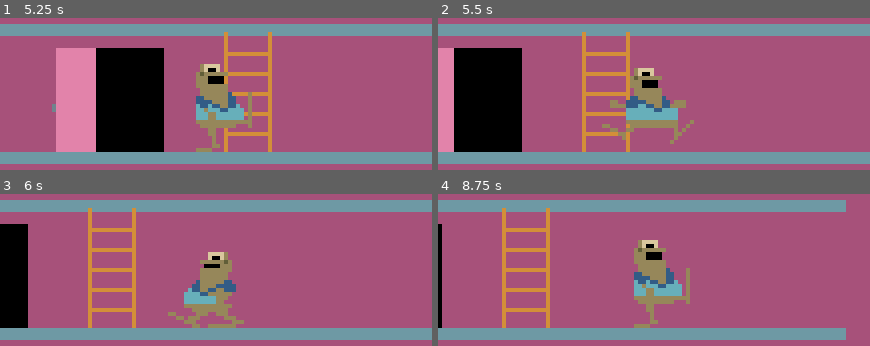
Above: before the commit, frames 1-4 (two rows, left to right).
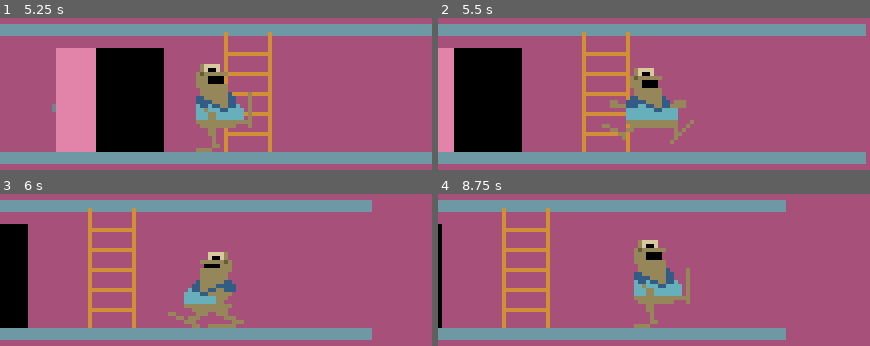
Above: after the commit, the same moments.

Repository: Reicher/grodan
Game: Godot game, scene res://main.tscn
Same seed, same stepped clock (60 frames per second), same inputs: the game is played once before the commit and once after it.
Inputs:
- Up to frame 1 (5.25 s): hold Shift (run) 0.53-1.28 s; hold Right (right) 0.53-2.03 s; tap Up (up) at 0.77, 1.52, 3.02, 3.77, 4.52 s; tap Shift (run) at 1.35, 2.85, 4.35 s; hold Left (left) 2.03-2.78 s; hold Shift (run) 2.03-2.78 s; hold Right (right) 2.78-4.28 s; hold Shift (run) 3.53-4.28 s; hold Left (left) 4.28-5.03 s; hold Right (right) from 5.03 s (still down); hold Shift (run) from 5.03 s (still down)
- Up to frame 2 (5.5 s): keep holding Right (right); keep holding Shift (run)
- Up to frame 3 (6 s): release Right (right) at 5.78 s; release Shift (run) at 5.78 s; hold Left (left) from 5.78 s (still down); tap Shift (run) at 5.85 s
- Up to frame 4 (8.75 s): tap Up (up) at 6.02, 6.77, 7.52 s; hold Shift (run) 6.53-7.28 s; release Left (left) at 7.28 s; hold Right (right) from 7.28 s (still down); tap Shift (run) at 7.35 s; hold Shift (run) from 8.03 s (still down)

Frame 1 is identical in both runs. In frame 2, 0.1% of the frame differs, in the area x 99-100%, y 3-97%; in frame 3, 2.2%, in the area x 86-100%, y 3-97%; in frame 4, 2.2%.

Commit message:
Now portals BUG FREE

Diff:
--- a/floor.tscn
+++ b/floor.tscn
@@ -1,18 +1,17 @@
 [gd_scene load_steps=2 format=3 uid="uid://cslq67hrqvc60"]
 
-[sub_resource type="RectangleShape2D" id="RectangleShape2D_ig7tw"]
-size = Vector2(107.887, 3)
+[sub_resource type="RectangleShape2D" id="RectangleShape2D_ryoud"]
+size = Vector2(100, 3)
 
 [node name="Upper Plattform" type="StaticBody2D"]
 collision_layer = 2
 
 [node name="CollisionShape2D" type="CollisionShape2D" parent="."]
-position = Vector2(52.0566, 1.5)
-shape = SubResource("RectangleShape2D_ig7tw")
+position = Vector2(50, 1.5)
+shape = SubResource("RectangleShape2D_ryoud")
 
 [node name="ColorRect" type="ColorRect" parent="."]
-offset_left = -2.0
-offset_right = 106.0
+offset_right = 100.0
 offset_bottom = 3.0
 color = Color(0.431373, 0.6, 0.643137, 1)
 metadata/_edit_use_anchors_ = true
--- a/main.tscn
+++ b/main.tscn
@@ -14,13 +14,13 @@
 scale = Vector2(1.76, 1)
 
 [node name="Upper Plattform" parent="." instance=ExtResource("2_1bvp3")]
-position = Vector2(4, 28)
+position = Vector2(0, 28)
 scale = Vector2(1.76, 1)
 
 [node name="Portal" parent="Upper Plattform" instance=ExtResource("3_lquwl")]
 
 [node name="Lower Plattform" parent="." instance=ExtResource("2_1bvp3")]
-position = Vector2(4, 60)
+position = Vector2(0, 60)
 scale = Vector2(1.76, 1)
 collision_layer = 1
 
--- a/portal.gd
+++ b/portal.gd
@@ -52,6 +52,6 @@
 	if body.has_method("set_control_enabled"):
 		body.set_control_enabled(true)
 
-	# Delay clearing the portal flag to avoid instant re-triggering
-	await get_tree().create_timer(0.2).timeout
-	body.is_portaling = false
+func _on_entry_body_exited(body: Node2D) -> void:
+	if body is CharacterBody2D:
+		body.is_portaling = false
--- a/portal.tscn
+++ b/portal.tscn
@@ -9,16 +9,16 @@
 script = ExtResource("1_0r486")
 
 [node name="Left" type="Marker2D" parent="."]
-position = Vector2(-4, -12)
+position = Vector2(-5, -12)
 
 [node name="Entry" type="Area2D" parent="."]
-position = Vector2(1, 0)
 
 [node name="CollisionShape2D" type="CollisionShape2D" parent="Entry"]
 position = Vector2(-1.13636, -12)
 shape = SubResource("RectangleShape2D_1bvp3")
 
 [node name="Point" type="Marker2D" parent="Entry"]
-position = Vector2(6, -12)
+position = Vector2(5, -12)
 
 [connection signal="body_entered" from="Entry" to="." method="_on_entry_body_entered"]
+[connection signal="body_exited" from="Entry" to="." method="_on_entry_body_exited"]
